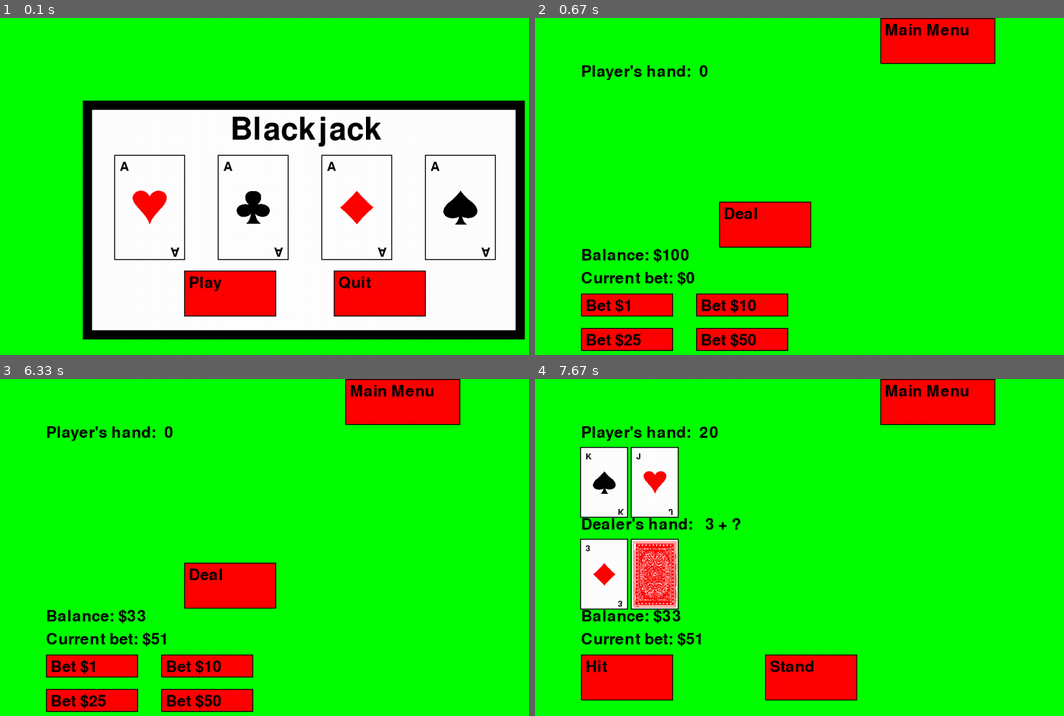
Above: before the commit, frames 1-4 (two rows, left to right).
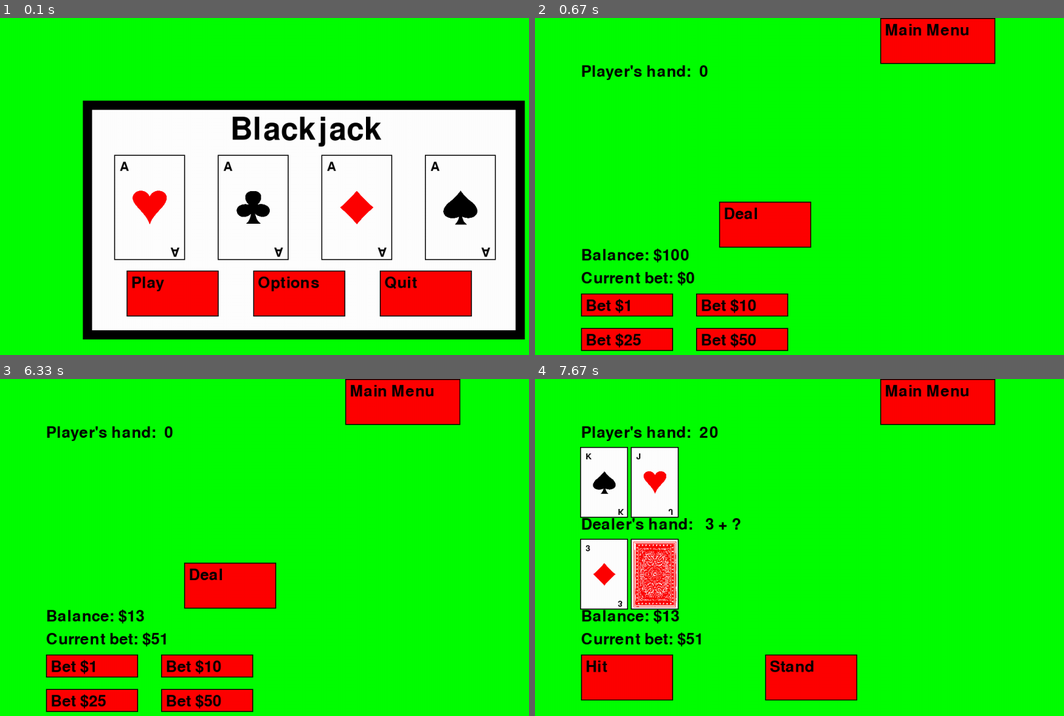
Above: after the commit, the same moments.

Repository: turnertrowbridge/PyGame_Blackjack
Game: pygame game, started from main.py
Same seed, same stepped clock (60 frames per second), same inputs: the game is played once before the commit and once after it.
Inputs (mouse positions are in pixels of both pictures, inside the frame that each line leads up to):
- Up to frame 1 (0.1 s): no input
- Up to frame 2 (0.67 s): click "Play" at 0.38 s
- Up to frame 3 (6.33 s): click "Bet $1" at 0.72 s; click (111, 702) at 1.05 s; click "Deal" at 1.38 s; click "Hit" at 2.72 s; click "Play Again" at 3.05 s; click "Bet $10" at 3.38 s; click "Deal" at 3.72 s; click "Stand" at 4.05 s; click "Play Again" at 4.38 s; click "Bet $50" at 4.72 s; click "Bet $1" at 6.05 s
- Up to frame 4 (7.67 s): click (773, 581) at 6.88 s

The runs differ from the first frame. In frame 1, 6.6% of the frame differs, in the area x 23-90%, y 74-89%; in frame 2, nothing differs; in frame 3, less than 0.1%; in frame 4, less than 0.1%.

Commit message:
Added options menu

Diff:
--- a/game.py
+++ b/game.py
@@ -1,14 +1,16 @@
 import pygame
 from ui import draw_text, draw_button, draw_card, draw_hidden_card, draw_menu_card
 from deck import Deck
+from options_menu import OptionsMenu
 
 
 class Game:
     def __init__(self, screen):
         self.screen = screen
         self.MAIN_MENU_BUTTON = [300, 300, 200, 100]
-        self.PLAY_BUTTON = [400, 550, 200, 100]
-        self.QUIT_BUTTON = [725, 550, 200, 100]
+        self.PLAY_BUTTON = [275, 550, 200, 100]
+        self.QUIT_BUTTON = [825, 550, 200, 100]
+        self.OPTIONS_BUTTON = [550, 550, 200, 100]
         self.show_main_menu = True
         self.font = pygame.font.Font(None, 50)
         self.card_font = pygame.font.Font(None, 27)
@@ -33,9 +35,11 @@
         self.CONFIRM_BUTTON = [300, 300, 200, 100]
         self.CANCEL_BUTTON = [750, 300, 200, 100]
         self.show_reset_prompt = False
-        self.show_main_menu = True
         self.DEAL_BUTTON = [400, 400, 200, 100]
         self.deal_button_clicked = False
+        self.show_options_menu = False
+        self.background_color = (0, 255, 0)  # Green
+        self.options_menu = OptionsMenu(screen, self.font)
 
     def is_button_clicked(self, button, mouse_pos):
         return (button[0] <= mouse_pos[0] <= (button[0] + button[2]) and
@@ -53,6 +57,19 @@
                         self.reset_game()
                     elif self.is_button_clicked(self.QUIT_BUTTON, event.pos):
                         return False
+                    elif self.is_button_clicked(self.OPTIONS_BUTTON, event.pos):
+                        self.show_main_menu = False
+                        self.show_options_menu = True
+                # Options menu
+                elif self.show_options_menu:
+                    new_color = self.options_menu.handle_events(event)
+                    if new_color is not None:
+                        self.background_color = new_color
+                        self.show_options_menu = False
+                        self.show_main_menu = True
+                # Exit to main menu
+                elif self.show_reset_prompt:
+                    self.handle_exit_to_main_menu(event)
                 # Get bets
                 elif not self.deal_button_clicked:
                     if self.is_button_clicked(self.BET_1_BUTTON, event.pos):
@@ -107,7 +124,7 @@
 
     def draw(self):
         if self.show_main_menu:
-            self.screen.fill((0, 255, 0))
+            self.screen.fill(self.background_color)
 
             # Draw background
             pygame.draw.rect(self.screen, (0, 0, 0), (180, 180, 960, 520))
@@ -125,8 +142,14 @@
             draw_text(self.screen, self.menu_font, "Blackjack", 500, 210)
             draw_button(self.screen, self.font, "Play", *self.PLAY_BUTTON)
             draw_button(self.screen, self.font, "Quit", *self.QUIT_BUTTON)
+            draw_button(self.screen, self.font,
+                        "Options", *self.OPTIONS_BUTTON)
+        elif self.show_options_menu:
+            self.screen.fill(self.background_color)
+            self.options_menu.draw()
+
         else:
-            self.screen.fill((0, 255, 0))
+            self.screen.fill(self.background_color)
             draw_text(self.screen, self.font, f"Player's hand:  {
                       self.calculate_total(self.player_hand)}", 100, 100)
 
@@ -208,15 +231,15 @@
                     draw_text(self.screen, self.font, "It's a tie!", 0, 0)
                     self.win_status = "T"
 
-                # Pay out winnings
-                if self.win_status == "W" and not self.bet_paid:
-                    self.player_balance += self.current_bet * 2
-                    self.bet_paid = True
-                elif self.win_status == "T" and not self.bet_paid:
-                    self.player_balance += self.current_bet
-                    self.bet_paid = True
-
-                # Draw button to play again
+                    # Pay out winnings
+                    if self.win_status == "W" and not self.bet_paid:
+                        self.player_balance += self.current_bet * 2
+                        self.bet_paid = True
+                    elif self.win_status == "T" and not self.bet_paid:
+                        self.player_balance += self.current_bet
+                        self.bet_paid = True
+
+                    # Draw button to play again
                 draw_button(self.screen, self.font,
                             "Play Again", *self.RESET_BUTTON)
 
--- /dev/null
+++ b/options_menu.py
@@ -0,0 +1,43 @@
+import pygame
+from ui import draw_text, draw_button, draw_card, draw_hidden_card, draw_menu_card
+
+
+class OptionsMenu:
+    def __init__(self, screen, font):
+        self.screen = screen
+        self.font = font
+        self.BACKGROUND_COLOR_BUTTONS = [400, 300, 200, 100]
+        self.GREEN_BUTTON = [275, 400, 200, 100]
+        self.BLUE_BUTTON = [825, 400, 200, 100]
+        self.PURPLE_BUTTON = [550, 400, 200, 100]
+        self.GREEN = (0, 255, 0)
+        self.BLUE = (0, 0, 255)
+        self.PURPLE = (255, 0, 255)
+        self.show_background_color_menu = False
+
+    def handle_events(self, event):
+        if self.is_button_clicked(self.GREEN_BUTTON, event.pos):
+            self.show_background_color_menu = False
+            return self.GREEN
+        elif self.is_button_clicked(self.BLUE_BUTTON, event.pos):
+            self.show_background_color_menu = False
+            return self.BLUE
+        elif self.is_button_clicked(self.PURPLE_BUTTON, event.pos):
+            self.show_background_color_menu = False
+            return self.PURPLE
+        return None
+
+    def draw(self):
+        # Draw background
+        pygame.draw.rect(self.screen, (0, 0, 0), (180, 180, 960, 520))
+        pygame.draw.rect(self.screen, (255, 255, 255),
+                         (200, 200, 920, 480))
+        draw_text(self.screen, self.font,
+                  "Change Background Color", 440, 210)
+        draw_button(self.screen, self.font, "Green", *self.GREEN_BUTTON, self.GREEN)
+        draw_button(self.screen, self.font, "Blue", *self.BLUE_BUTTON, self.BLUE)
+        draw_button(self.screen, self.font, "Purple", *self.PURPLE_BUTTON, self.PURPLE)
+
+    def is_button_clicked(self, button, mouse_pos):
+        return (button[0] <= mouse_pos[0] <= (button[0] + button[2]) and
+                button[1] <= mouse_pos[1] <= (button[1] + button[3]))
